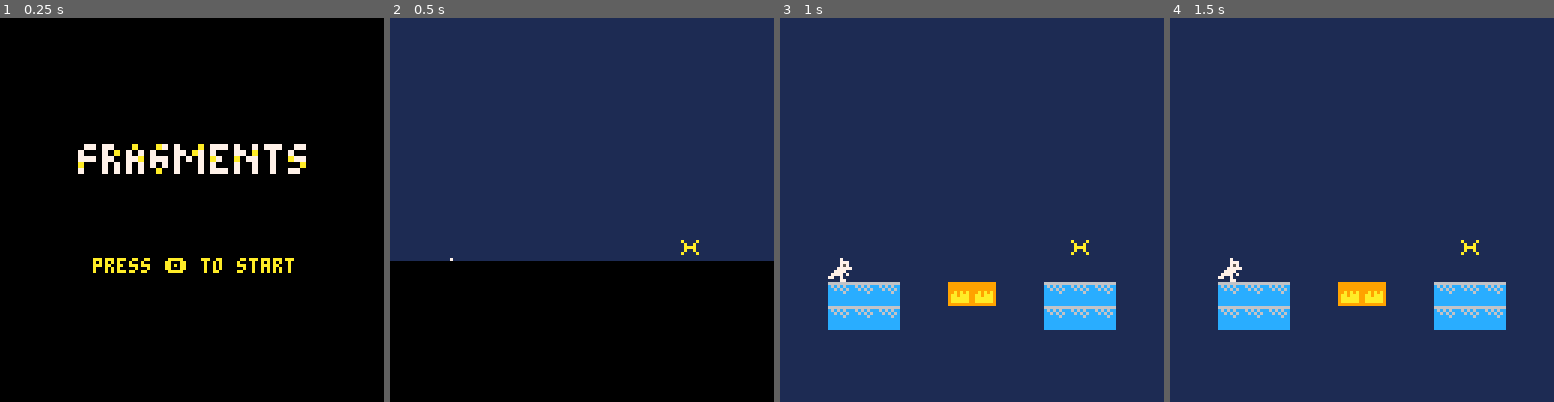
Above: before the commit, frames 1-4 (left to right).
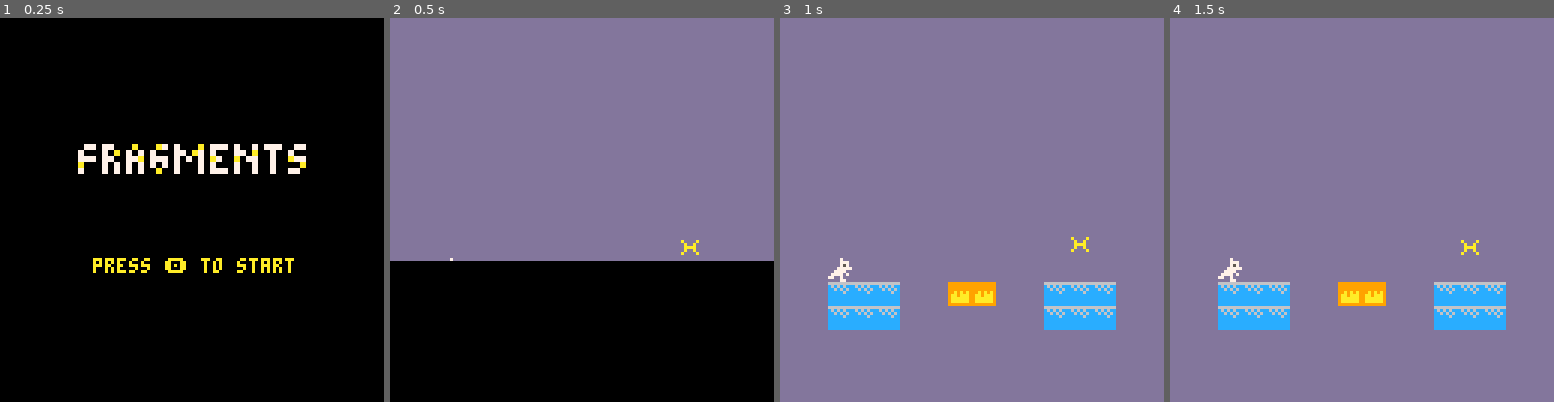
Above: after the commit, the same moments.

Repository: Pirh/alakajam2
Game: PICO-8 cartridge alakajam2.p8
Same seed, same stepped clock (60 frames per second), same inputs: the game is played once before the commit and once after it.
Inputs:
- Up to frame 1 (0.25 s): no input
- Up to frame 2 (0.5 s): tap X (X key) at 0.33 s
- Up to frame 3 (1 s): tap O (Z key) at 0.7 s
- Up to frame 4 (1.5 s): tap X (X key) at 1.07 s

Frame 1 is identical in both runs. In frame 2, 63% of the frame differs, in the area x 0-100%, y 0-64%; in frame 3, 94%, in the area x 0-100%, y 0-100%; in frame 4, 94%.

Commit message:
Final tweaks

Diff:
--- a/alakajam2.p8
+++ b/alakajam2.p8
@@ -149,6 +149,10 @@
   {ox=5, oy=0},
   {ox=6, oy=0},
   {ox=7, oy=0, darkreset=5},
+  {ox=0, oy=1},
+  {ox=1, oy=1},
+  {ox=2, oy=1},
+  {ox=3, oy=1, darkreset=8},
 }
 -->8
 -- title state
@@ -193,11 +197,6 @@
 end
 -->8
 -- game state
-
-level = 0
-fadecol = 0
-track = 0
-stoppoint = 10
 
 function gameinit()
   player = nil
@@ -234,6 +233,7 @@
           sp=sp,
           x=pix(mx), y=pix(my),
           flipped = false,
+          hover = true,
         }
         add(things, butterfly)
       end
@@ -364,11 +364,15 @@
   local ox = lv.ox * 16
   local oy = lv.oy * 16
 
-  cls(lv.darkreset and 0 or 1)
+  cls(lv.darkreset and 0 or 13)
   map(ox, oy, 0, 0, 16, 16, 0x80)
 
   for thing in all(things) do
-    spr(thing.sp, thing.x, thing.y, 1, 1, thing.flipped)
+    local y = thing.y
+    if thing.hover then
+      y += sin(time())
+    end
+    spr(thing.sp, thing.x, y, 1, 1, thing.flipped)
   end
 
   if fade > 0 then
@@ -473,50 +477,65 @@
 0000000000000000000000001100000000000011000000000000000000000000000000000000000000000000000000000000000000000200000000000000000000000000000000000000000000000000000000000000000000000000000000000000000000000000000000000000000000000000000000000000000000000000
 0000010000000000000000000000000000000000000000000000000001000000000000000000000202020202000011000011000000000002000000000000000000000000000000000000000000001100000000000000000000000000000000000002000000000000000000000000000200000000000000000000000000000010
 0000020202000003030000020202000000001010100000202000001010100000000100000000000000000000020000000000000000000000020000000000010000010000000000000000000000000000000000000000000000000000000000000000020000000000000000000000020000000000000000000000000000001000
-0000020202000000000000020202000000001010100000000000001010100000000202000003030000000000000202000002020000000000000303000002020000020200002020000020200000020200000000000000000000000000000000000000000202030300000003030202000000000000002020000000202000100000
-0000000000000000000000000000000000000000000000000000000000000000000202000000000000000000000202000002020000000000000000000002020000020200000000000000000000020200000000000000000000000000000000000000000000000000000000000000000000000000000000000000000000000000
-…(45 lines of a section not shown)…
+0000020202000000000000020202000000001010100000000000001010100000000202000003030000000000000202000002020000000000000303000002020000101000002020000020200000101000000000000000000000000000000000000000000202030300000003030202000000000000002020000000202000100000
+0000000000000000000000000000000000000000000000000000000000000000000202000000000000000000000202000002020000000000000000000002020000101000000000000000000000101000000000000000000000000000000000000000000000000000000000000000000000000000000000000000000000000000
+0000000000000000000000000000000000000000000000000000000000000000000000000000000000000000000000000000000000000000000000000000000000000000000000000000000000000000000000000000000000000000000000000000000000000000000000000000000000000000000000000000000000000000
+0000000000000000000000000000000000000000000000000000000000000000000000000000000000000000000000000000000000000000000000000000000000000000000000000000000000000000000000000000000000000000000000000000000000000000000000000000000000000000000000000000000000000000
+0000000000000000000000000000000000000000000000000000000000000000000000020202020202020202020202000000000000000000000000000000000000000000000000000000000000000000000000000000000000000000000000000000000000000000000000000000000000000000000000000000000000000000
+0000000000000000000000000000000000000000000000000000000000000000000202020000000000000000000000000000000000000000000000000000001100000000000000000000000000000000000000000000000000000000000000000000000000000000000000000000000000000000000000000000000000000000
+0000000000000000000000000000000000000000000000000000000000000000000202020000000000000000000000020000000000002000000000000000000000000000000000000000000000000000000000000000000000000000000000000000000000000000000000000000000000000000000000000000000000000000
+0000000000000000000000000000000000000000110000000300000000000000000202020100030000000000000000000000000000000000202000000020202000000000000000000000000000000000000000000000000000000000000000000000000000000000000000000000000000000000000000000000000000000000
+0000000000000000000000000000000000000000000000000300000000000000000202020000000000030000000303030000000020000000200000000000000000000000000000000000000000000000000000000000000000000000000000000000000000000000000000000000000000000000000000000000000000000000
+0000000000000000000000000000000000000000000000000300000000000000000202020300000000000000000000000000000000000000200000000000000000000000000000000000000000000000000000000000000000000000000000000000000000000000000000000000000000000000000000000000000000000000
+0000000000000000000000001100000000030000000000000300000000000000000202020000000000000000000000000020000000000000200000000000000000000000000000000000000000000000000000000000000000000000000000000000000000000000000000000000000000000000000000000000000000000000
+0000000000000000000000000000000000000000000000000000000001000000000202020000000000000000000000000000000000000000000000000000000000000000000000000000000000000000000000000000000000000000000000000000000000000000000000000000000000000000000000000000000000000000
+0000000000000000000000000202000000000200000002030303020202020000000202020000000000000000000000000000100000001020202010101010000000000000000000000000000000000000000000000000000000000000000000000000000000000000000000000000000000000000000000000000000000000000
+0000000000000000000000000000000000000000000000000000000000000000001102020000000000000000000000000000000000000000000000000000000000000000000000000000000000000000000000000000000000000000000000000000000000000000000000000000000000000000000000000000000000000000
+0000000000000000000000000000000200000000000000000000000000000000020202020000000000000000000000000000000000000000000000000000001000000000000000000000000000000000000000000000000000000000000000000000000000000000000000000000000000000000000000000000000000000000
+0001000000000000000000000000000200000000000000000000000000000000000000000000000000000000000000000001000000000000000000000000001000000000000000000000000000000000000000000000000000000000000000000000000000000000000000000000000000000000000000000000000000000000
+0002020003000200030002000300020200000000000000000000000000000000000000000000000000000000000000000010000020000000200000002000101000000000000000000000000000000000000000000000000000000000000000000000000000000000000000000000000000000000000000000000000000000000
+…(45 lines of a section not shown)…
